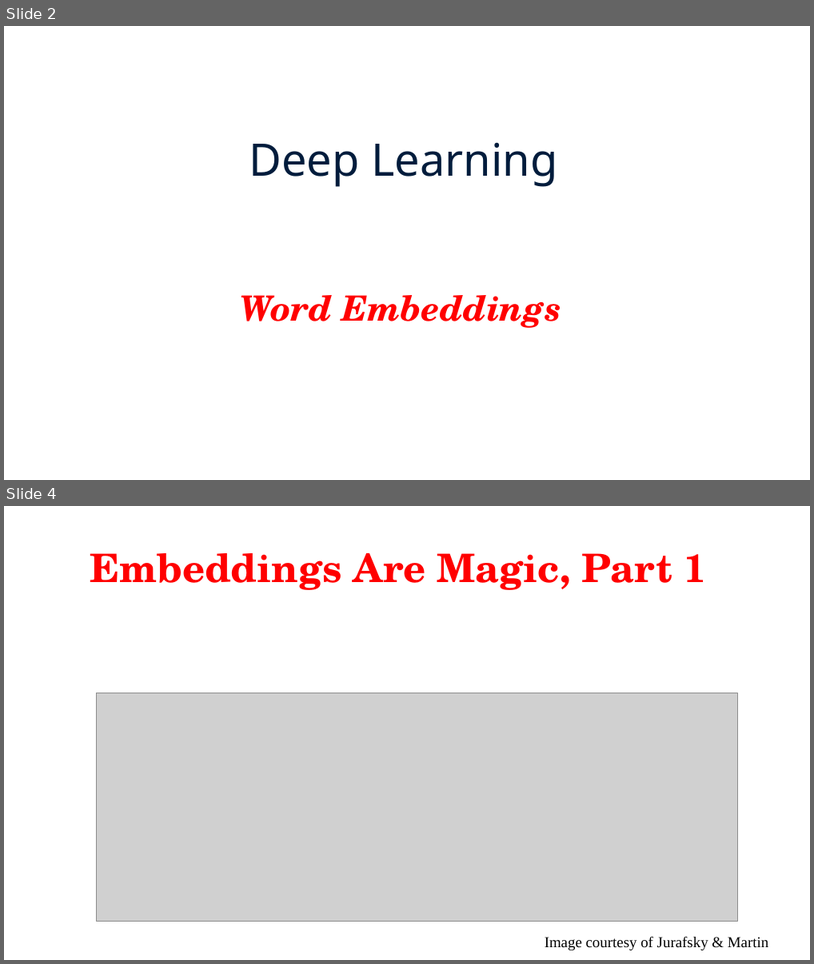
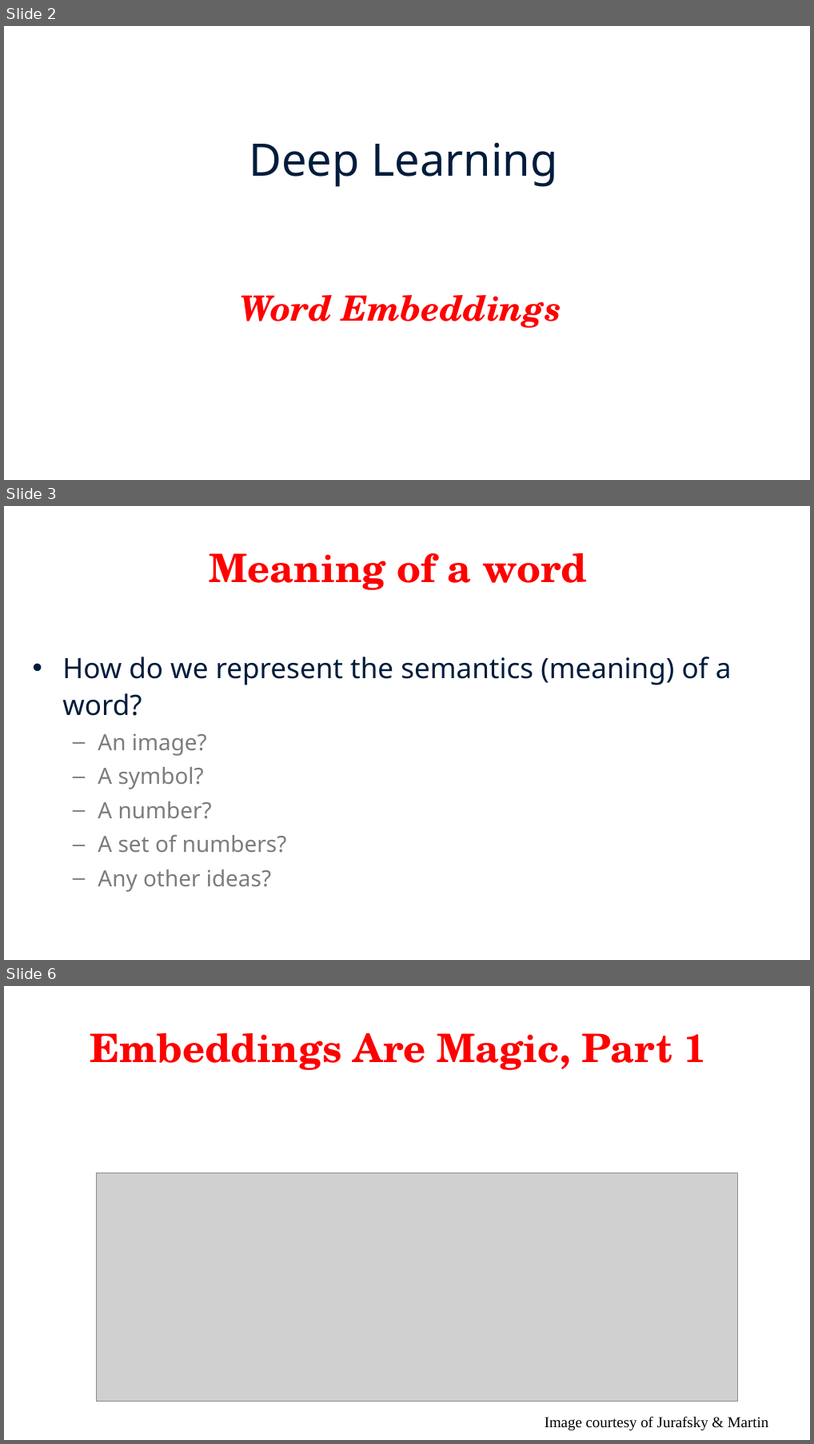
Before and after one commit to fanfeng2015/Natural-Language-Processing, a slide deck: Slides/Lecture 11-5.pptx. Shown one above the other, each under a label of ours: slides 2 and 4 before the commit, slides 2, 3 and 6 after it; the slides between them are not shown. The pictures are 814x964 and 814x1444 pixels, drawn with LibreOffice and Linux fonts; fonts in the diff are those of the drawing; grey boxes stand for pictures. Boxes give left, top, right and bottom in pixels: in the first picture for what was removed or moved away, otherwise in the second. Text is boxed around its words. In the diff, an @@ line names an element or a change of style, - is before the commit and + after.

```diff
--- a/Slides/Lecture 11-5.pptx
+++ b/Slides/Lecture 11-5.pptx
@@ slide 3 added at (4, 506, 810, 960), background #FFFFFF @@
@@ title added at (209, 553, 587, 590), 46.7 pt, text #FF0000, bold @@
+Meaning of a word
@@ text added at (62, 656, 732, 892), 26.7 pt, text #7C7C7C @@
+• How do we represent the semantics (meaning) of a word?
+  – An image?
+  – A symbol?
+  – A number?
+  – A set of numbers?
+  – Any other ideas?
@@ what was slide 4 is now slide 6 @@
```
Also in this commit, not shown: 6 slides changed, 14 other slides added, 3 slides removed, 24 other files.
